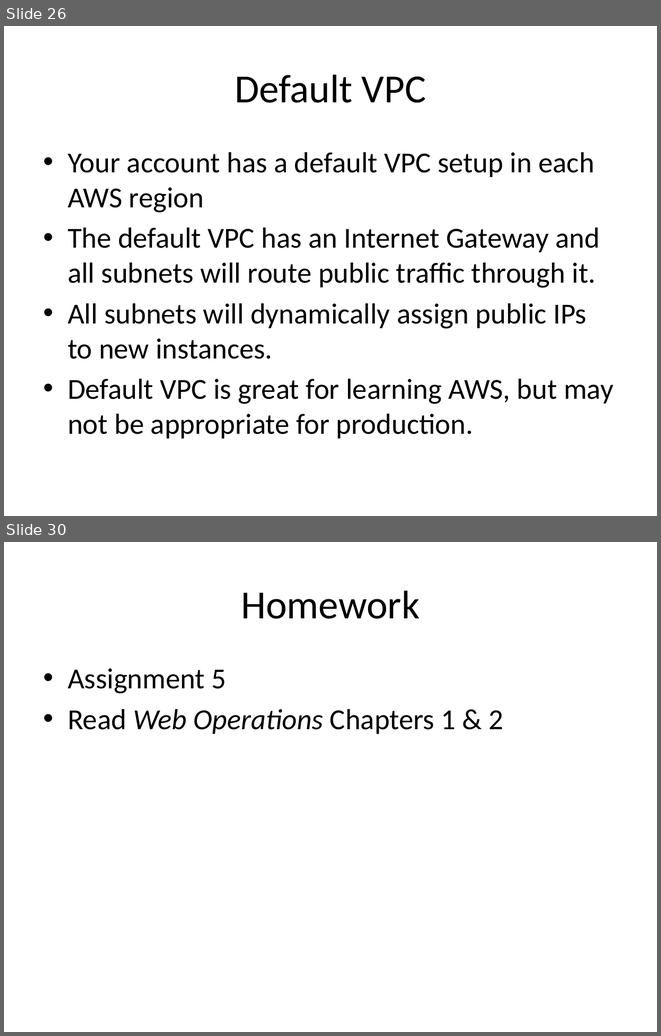
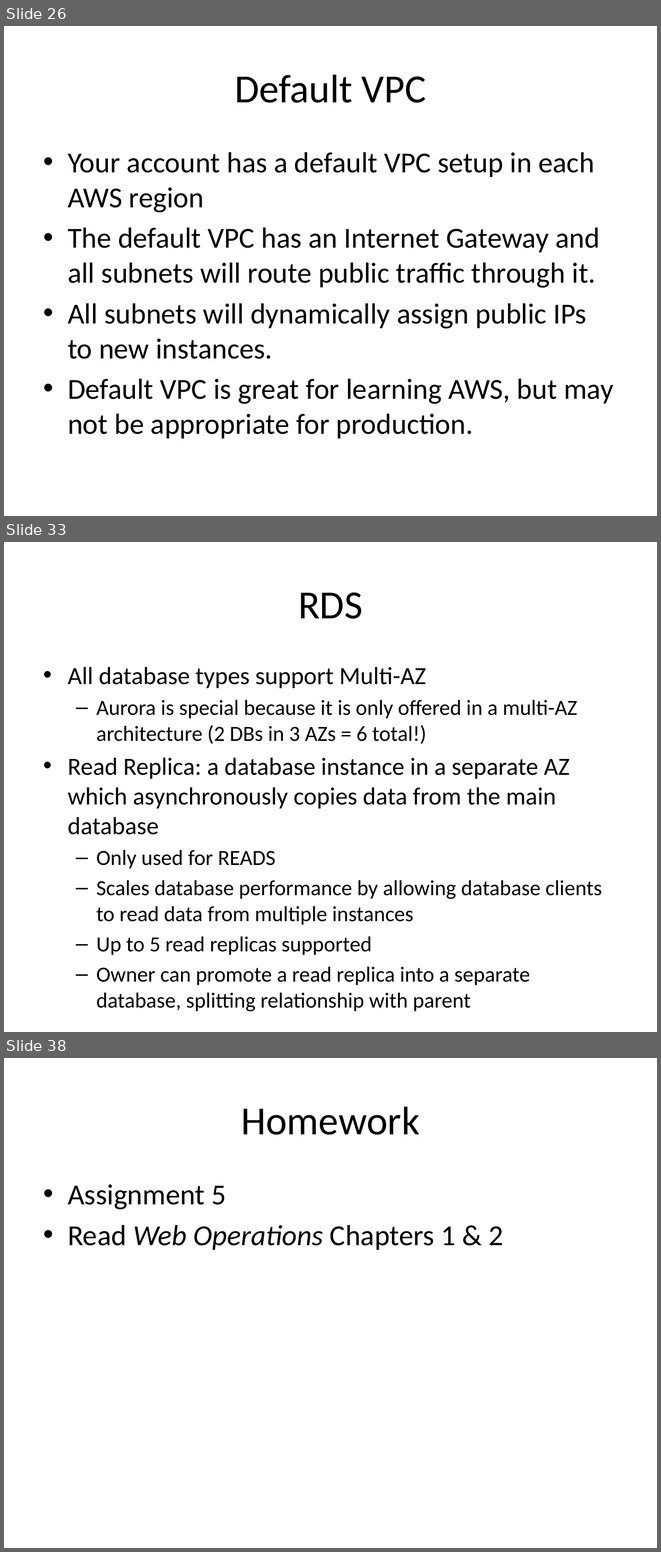
Before and after one commit to jasondbaker/infrastructure-class, a slide deck: infrastructure-week-5.pptx. Shown one above the other, each under a label of ours: slides 26 and 30 before the commit, slides 26, 33 and 38 after it; the slides between them are not shown. The pictures are 661x1036 and 661x1552 pixels, drawn with LibreOffice and Linux fonts; fonts in the diff are those of the drawing. Boxes give left, top, right and bottom in pixels: in the first picture for what was removed or moved away, otherwise in the second. Text is boxed around its words. In the diff, an @@ line names an element or a change of style, - is before the commit and + after.

```diff
--- a/infrastructure-week-5.pptx
+++ b/infrastructure-week-5.pptx
@@ slide 33 added at (4,542,657,1032), background #FFFFFF @@
@@ title added at (298,592,363,619), 44 pt, text #000000 @@
+RDS
@@ text added at (68,667,602,985), 23.8 pt, text #000000 @@
+• All database types support Multi-AZ
+  – Aurora is special because it is only offered in a multi-AZ architecture (2 DBs in 3 AZs = 6 total!)
+• Read Replica: a database instance in a separate AZ which asynchronously copies data from the main database
+  – Only used for READS
+  – Scales database performance by allowing database clients to read data from multiple instances
+  – Up to 5 read replicas supported
+  – Owner can promote a read replica into a separate database, splitting relationship with parent
@@ what was slide 30 is now slide 38 @@
```
Also in this commit, not shown: 4 slides changed, 7 other slides added, 1 other file.
